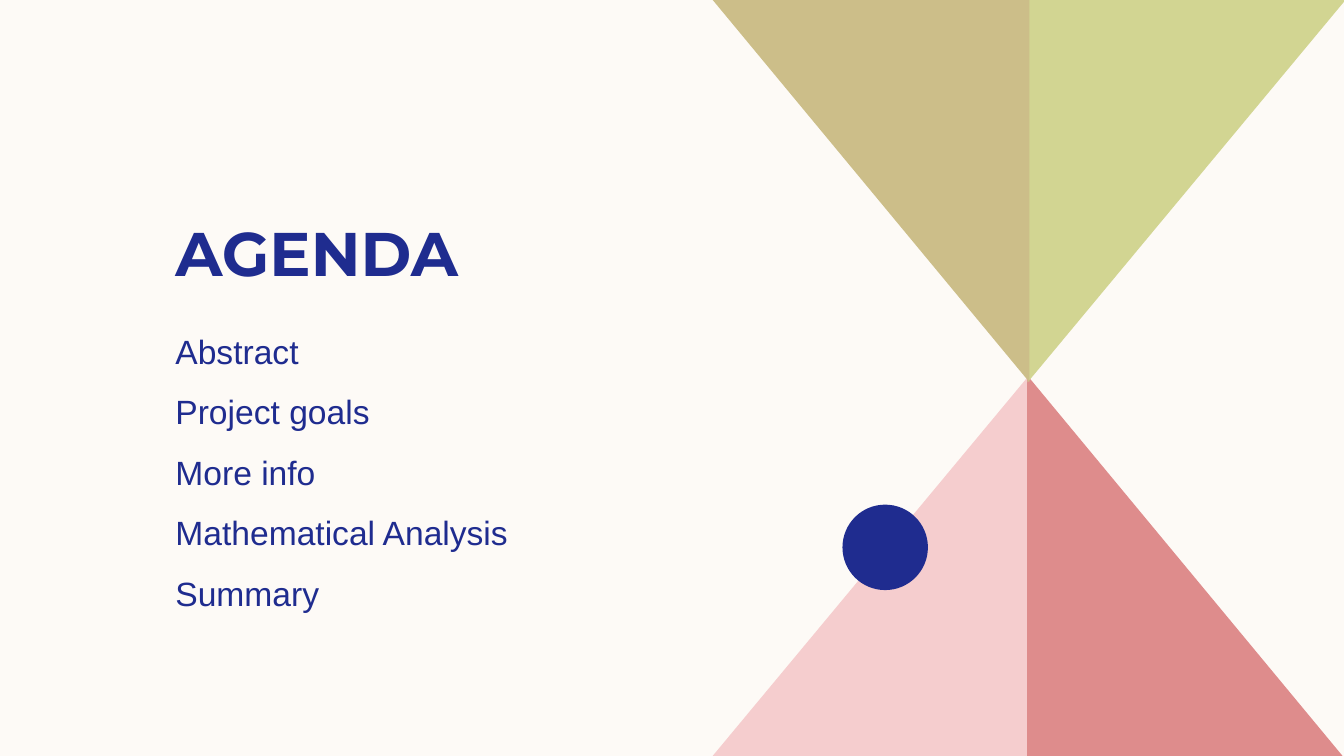
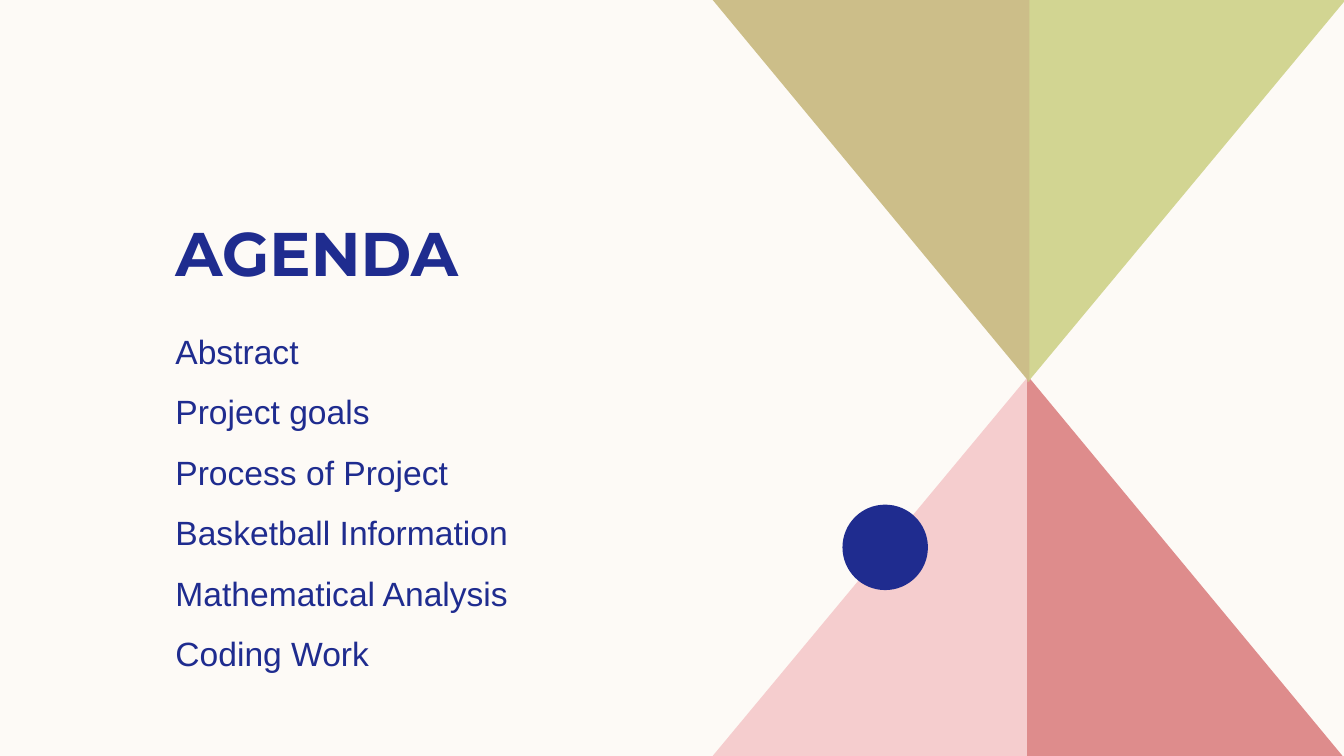
Before and after one commit to Sherodbrooks20/Senior-Capstone-Project, a slide deck: slide 2 of Senior Capstone draft copy 2.pptx. Drawn at 1344x756 pixels with LibreOffice and Linux fonts; fonts in the diff are those of the drawing. Boxes give left, top, right and bottom in pixels: in the first picture for what was removed or moved away, otherwise in the second. Text is boxed around its words. In the diff, an @@ line names an element or a change of style, - is before the commit and + after.

```diff
--- a/Senior Capstone draft copy 2.pptx
+++ b/Senior Capstone draft copy 2.pptx
@@ text at box(175, 460, 508, 546): text changed @@
-More info
+Process of Project
+Basketball Information
@@ text at box(291, 641, 369, 667): text changed @@
-Summary
+Coding Work
```
Also in this commit, not shown: 2 slides added.
